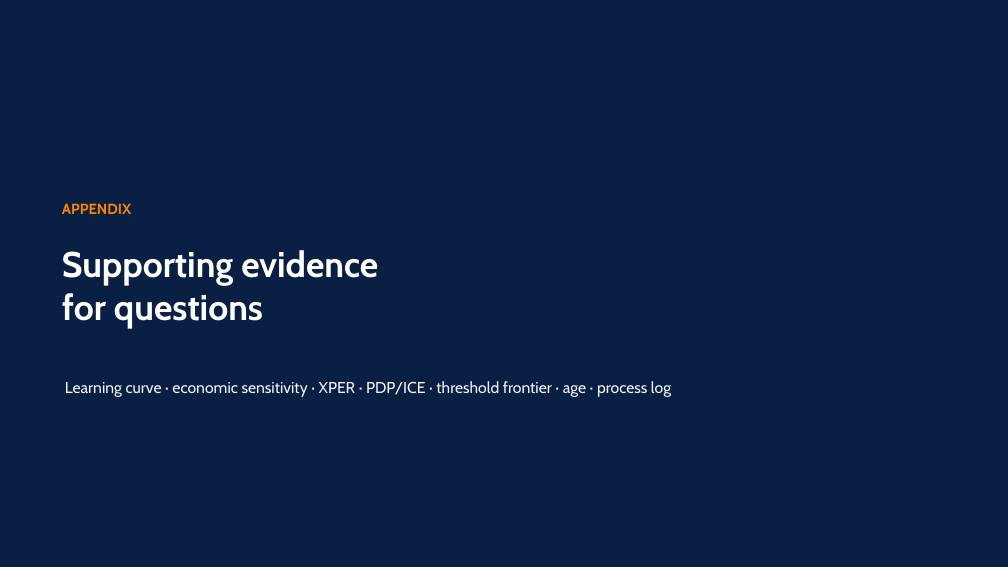
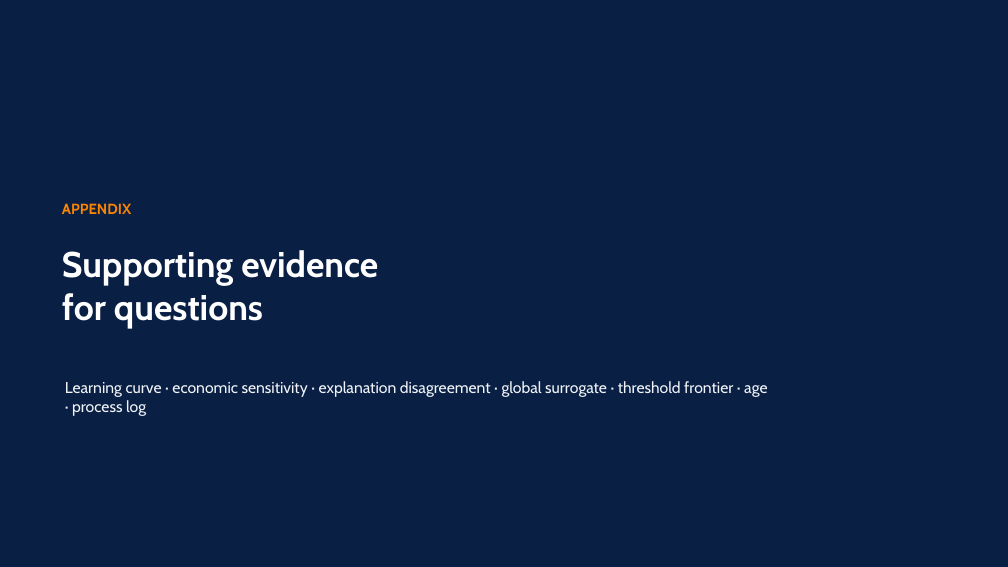
Before and after one commit to RyanBalech/recidivism-forecasting-analysis, a slide deck: slide 21 of reports/ISAF_Recidivism_Presentation.pptx (slide 20 before the commit). Drawn at 1008x567 pixels with LibreOffice and Linux fonts; fonts in the diff are those of the drawing. Boxes give left, top, right and bottom in pixels: in the first picture for what was removed or moved away, otherwise in the second. Text is boxed around its words. In the diff, an @@ line names an element or a change of style, - is before the commit and + after.

```diff
--- a/reports/ISAF_Recidivism_Presentation.pptx
+++ b/reports/ISAF_Recidivism_Presentation.pptx
@@ text at (65,381,767,416): text changed @@
-Learning curve · economic sensitivity · XPER · PDP/ICE · threshold frontier · age · process log
+Learning curve · economic sensitivity · explanation disagreement · global surrogate · threshold frontier · age · process log
```
Also in this commit, not shown: 12 other slides changed, 2 slides added, 1 slide removed, 3 other files.
